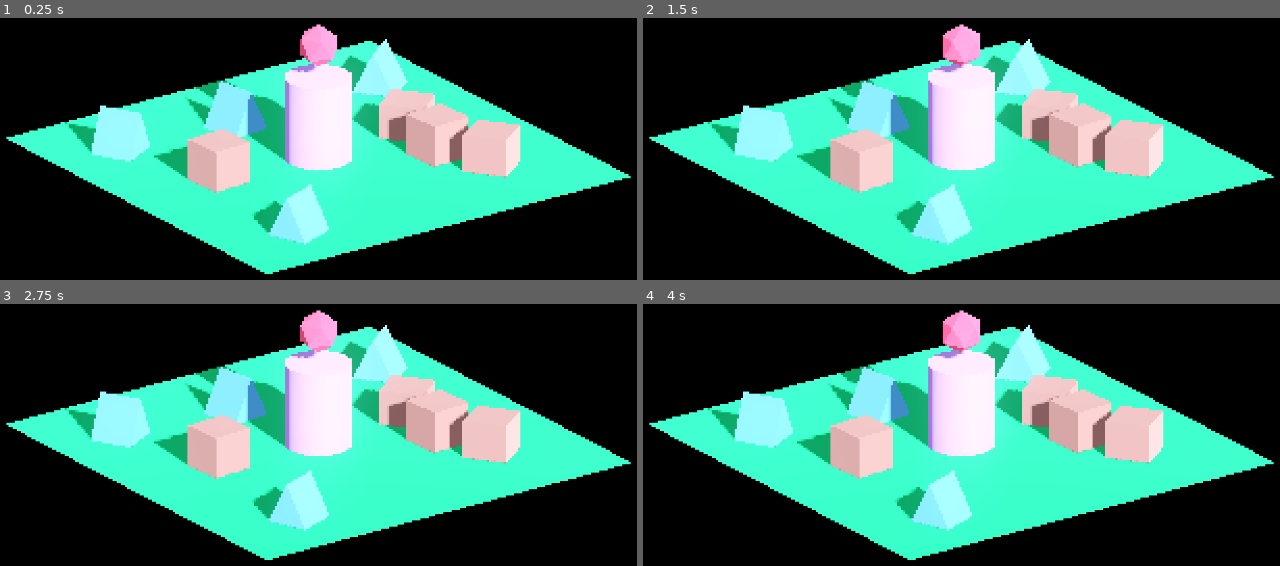
Above: before the commit, frames 1-4 (two rows, left to right).
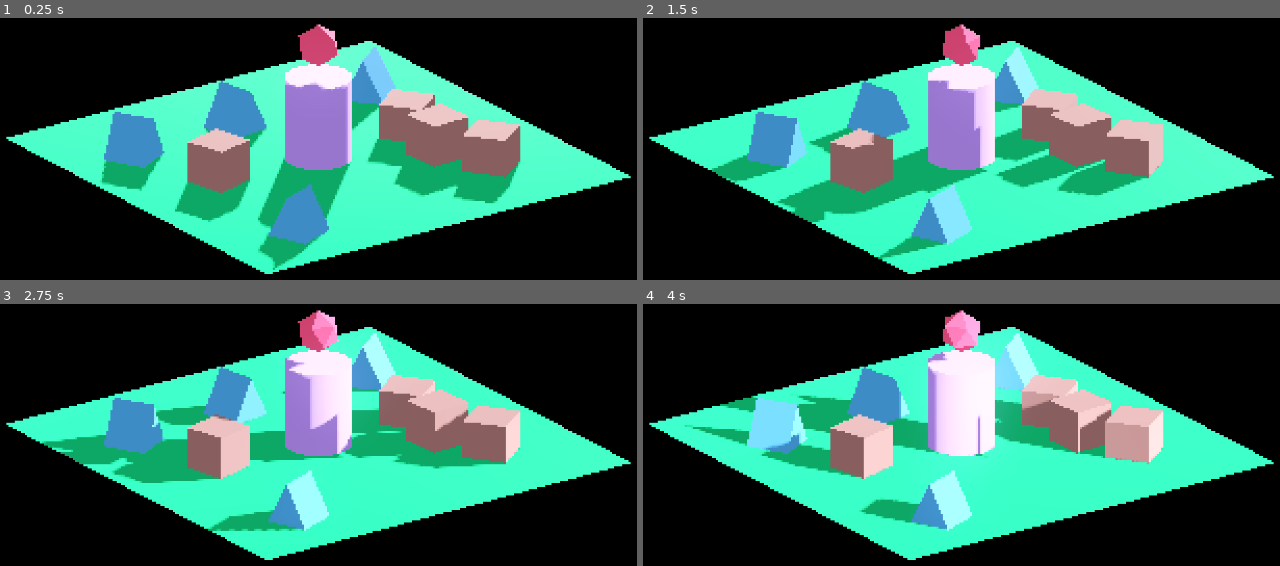
Above: after the commit, the same moments.

Repository: CBerry22/3d-Pixel-Art-In-Godot-4
Game: Godot game, scene res://main.tscn
Same seed, same stepped clock (60 frames per second), same inputs: the game is played once before the commit and once after it.
Inputs:
- Up to frame 1 (0.25 s): no input
- Up to frame 2 (1.5 s): no input
- Up to frame 3 (2.75 s): no input
- Up to frame 4 (4 s): no input

The runs differ from the first frame. In frame 1, 25% of the frame differs, in the area x 10-89%, y 2-97%; in frame 2, 22%; in frame 3, 18%; in frame 4, 14%.

Commit message:
Added a reverse_depth mask to normal outlines to clean up some artifacts. Cleaned up code a touch

Diff:
--- a/DirectionalLight3D.gd
+++ b/DirectionalLight3D.gd
@@ -1,5 +1,5 @@
 @tool
 extends DirectionalLight3D
 
-func _process(delta):
+func _process(_delta):
 	(%PostProcessing as MeshInstance3D).mesh.surface_get_material(0).set_shader_parameter('light_direction', -global_basis.z)
--- a/main.tscn
+++ b/main.tscn
@@ -34,6 +34,7 @@
 material = SubResource("StandardMaterial3D_qp00u")
 
 [sub_resource type="StandardMaterial3D" id="StandardMaterial3D_c3sws"]
+diffuse_mode = 3
 albedo_color = Color(0.658824, 0.517647, 0.952941, 1)
 
 [sub_resource type="CylinderMesh" id="CylinderMesh_x030n"]
@@ -54,10 +55,12 @@
 render_priority = 0
 shader = ExtResource("3_gtvun")
 shader_parameter/depth_threshold = 0.05
+shader_parameter/reverse_depth_threshold = 0.25
 shader_parameter/normal_threshold = 0.6
 shader_parameter/darken_amount = 0.2
 shader_parameter/lighten_amount = 1.5
-shader_parameter/light_direction = Vector3(-0.871251, -0.478692, -0.10852)
+shader_parameter/normal_edge_bias = Vector3(1, -1, -1)
+shader_parameter/light_direction = Vector3(0.710136, -0.444923, 0.545665)
 
 [sub_resource type="QuadMesh" id="QuadMesh_egxnj"]
 material = SubResource("ShaderMaterial_i6itp")
@@ -90,7 +93,7 @@
 mesh = SubResource("PlaneMesh_1s8w4")
 
 [node name="Box" type="MeshInstance3D" parent="SubViewportContainer/SubViewport/Level"]
-transform = Transform3D(0.998284, 0, 0.0585571, 0, 1, 0, -0.0585571, 0, 0.998284, -0.163607, 0.460576, 2.60698)
+transform = Transform3D(0.968583, 0, 0.24869, 0, 1, 0, -0.24869, 0, 0.968583, -0.163607, 0.460576, 2.60698)
 mesh = SubResource("BoxMesh_8smba")
 skeleton = NodePath("../../../..")
 
@@ -109,8 +112,13 @@
 mesh = SubResource("BoxMesh_8smba")
 skeleton = NodePath("../../../..")
 
-[node name="DirectionalLight3D" type="DirectionalLight3D" parent="SubViewportContainer/SubViewport/Level"]
-transform = Transform3D(0.123601, -0.475021, 0.871251, 0, 0.877983, 0.478692, -0.992332, -0.059167, 0.10852, 0, 12.2237, 0)
+[node name="Node3D" type="Node3D" parent="SubViewportContainer/SubViewport/Level"]
+transform = Transform3D(-0.607123, 0.352549, -0.707124, 0, 0.894934, 0.446198, 0.790118, 0.270897, -0.543358, 0, 10, 0)
+script = ExtResource("2_7luwn")
+speed = -0.5
+
+[node name="DirectionalLight3D" type="DirectionalLight3D" parent="SubViewportContainer/SubViewport/Level/Node3D"]
+transform = Transform3D(1, -1.49012e-08, 2.98023e-08, 1.49012e-08, 1, 0, 0, 0, 1, 0, 0, 0)
 shadow_enabled = true
 script = ExtResource("1_o41ps")
 
@@ -119,7 +127,7 @@
 mesh = SubResource("CylinderMesh_x030n")
 
 [node name="icosphere" parent="SubViewportContainer/SubViewport/Level/Cylinder" instance=ExtResource("1_c7amy")]
-transform = Transform3D(-0.172703, 0, 0.467728, 0, 0.5, 0, -0.467728, 0, -0.172703, 0, 1.75302, 0)
+transform = Transform3D(0.0743993, 0, 0.489014, 0, 0.5, 0, -0.489014, 0, 0.0743993, 0, 1.75302, 0)
 script = ExtResource("2_7luwn")
 
 [node name="Icosphere" parent="SubViewportContainer/SubViewport/Level/Cylinder/icosphere" index="0"]
@@ -130,7 +138,7 @@
 mesh = SubResource("PrismMesh_ebc50")
 
 [node name="MeshInstance3D2" type="MeshInstance3D" parent="SubViewportContainer/SubViewport/Level"]
-transform = Transform3D(0.464579, 0, -0.885532, 0, 1, 0, 0.885532, 0, 0.464579, -2.89921, 0.491872, 3.3428)
+transform = Transform3D(0.464579, 0, -0.885532, 0, 1, 0, 0.885532, 0, 0.464579, -2.429, 0.492, 3.308)
 mesh = SubResource("PrismMesh_ebc50")
 
 [node name="MeshInstance3D3" type="MeshInstance3D" parent="SubViewportContainer/SubViewport/Level"]
@@ -138,7 +146,7 @@
 mesh = SubResource("PrismMesh_ebc50")
 
 [node name="MeshInstance3D4" type="MeshInstance3D" parent="SubViewportContainer/SubViewport/Level"]
-transform = Transform3D(-0.785911, 0, -0.61834, 0, 1, 0, 0.61834, 0, -0.785911, -2.6232, 0.491872, -3.54858)
+transform = Transform3D(-0.785911, 0, -0.61834, 0, 1, 0, 0.61834, 0, -0.785911, -2.388, 0.492, -3.089)
 mesh = SubResource("PrismMesh_ebc50")
 
 [node name="Camera3D" type="Camera3D" parent="SubViewportContainer/SubViewport"]
--- a/outline.gdshader
+++ b/outline.gdshader
@@ -6,11 +6,13 @@
 uniform sampler2D normal_texture : source_color, hint_normal_roughness_texture, filter_nearest;
 
 uniform float depth_threshold : hint_range(0, 1) = 0.05;
+uniform float reverse_depth_threshold : hint_range(0, 1) = 0.25;
 uniform float normal_threshold : hint_range(0, 1) = 0.6;
 
 uniform float darken_amount : hint_range(0, 1, 0.01) = 0.3;
 uniform float lighten_amount : hint_range(0, 10, 0.01) = 1.5;
 
+uniform vec3 normal_edge_bias = vec3(1, 1, 1);
 uniform vec3 light_direction = vec3(-0.96, -0.18, 0.2);
 
 float get_depth(vec2 screen_uv, mat4 inv_projection_matrix) {
@@ -37,6 +39,7 @@
 	uvs[3] = vec2(SCREEN_UV.x - texel_size.x, SCREEN_UV.y);
 
 	float depth_diff = 0.0;
+	float depth_diff_reversed = 0.0;
 	float nearest_depth = depth;
 	vec2 nearest_uv = SCREEN_UV;
 
@@ -44,6 +47,7 @@
 	for (int i = 0; i < 4; i++) {
 		float d = get_depth(uvs[i], INV_PROJECTION_MATRIX);
 		depth_diff += depth - d;
+		depth_diff_reversed += d - depth;
 
 		if (d < nearest_depth) {
 			nearest_depth = d;
@@ -54,7 +58,6 @@
 		vec3 normal_diff = normal - n;
 
 		// Edge pixels should yield to the normal closest to the bias direction
-		vec3 normal_edge_bias = vec3(1, 1, 1);
 		float normal_bias_diff = dot(normal_diff, normal_edge_bias);
 		float normal_indicator = smoothstep(-0.01, 0.01, normal_bias_diff);
 
@@ -62,8 +65,12 @@
 	}
 	float depth_edge = step(depth_threshold, depth_diff);
 
+	// The reverse depth sum produces depth lines inside of the object, but they don't look as nice as the normal depth_diff
+	// Instead, we can use this value to mask the normal edge along the outside of the object
+	float reverse_depth_edge = step(reverse_depth_threshold, depth_diff_reversed);
+
 	float indicator = sqrt(normal_sum);
-	float normal_edge = step(normal_threshold, indicator);
+	float normal_edge = step(normal_threshold, indicator - reverse_depth_edge);
 
 	vec3 original = texture(screen_texture, SCREEN_UV).rgb;
 	vec3 nearest = texture(screen_texture, nearest_uv).rgb;
@@ -75,12 +82,9 @@
 	);
 	float ld = dot((view_to_world_normal_mat * normal), normalize(light_direction));
 
-	vec3 edge_mix;
-	if (depth_edge > 0.0) {
-		edge_mix = mix(original, nearest * darken_amount, depth_edge);
-	} else {
-		edge_mix = mix(original, original * (ld > 0.0 ? darken_amount : lighten_amount), normal_edge);
-	}
+	vec3 depth_col = nearest * darken_amount;
+	vec3 normal_col = original * (ld > 0.0 ? darken_amount : lighten_amount);
+	vec3 edge_mix = mix(normal_col, depth_col, depth_edge);
 
-	ALBEDO = edge_mix;
+	ALBEDO = mix(original, edge_mix, (depth_edge > 0.0 ? depth_edge : normal_edge));
 }
